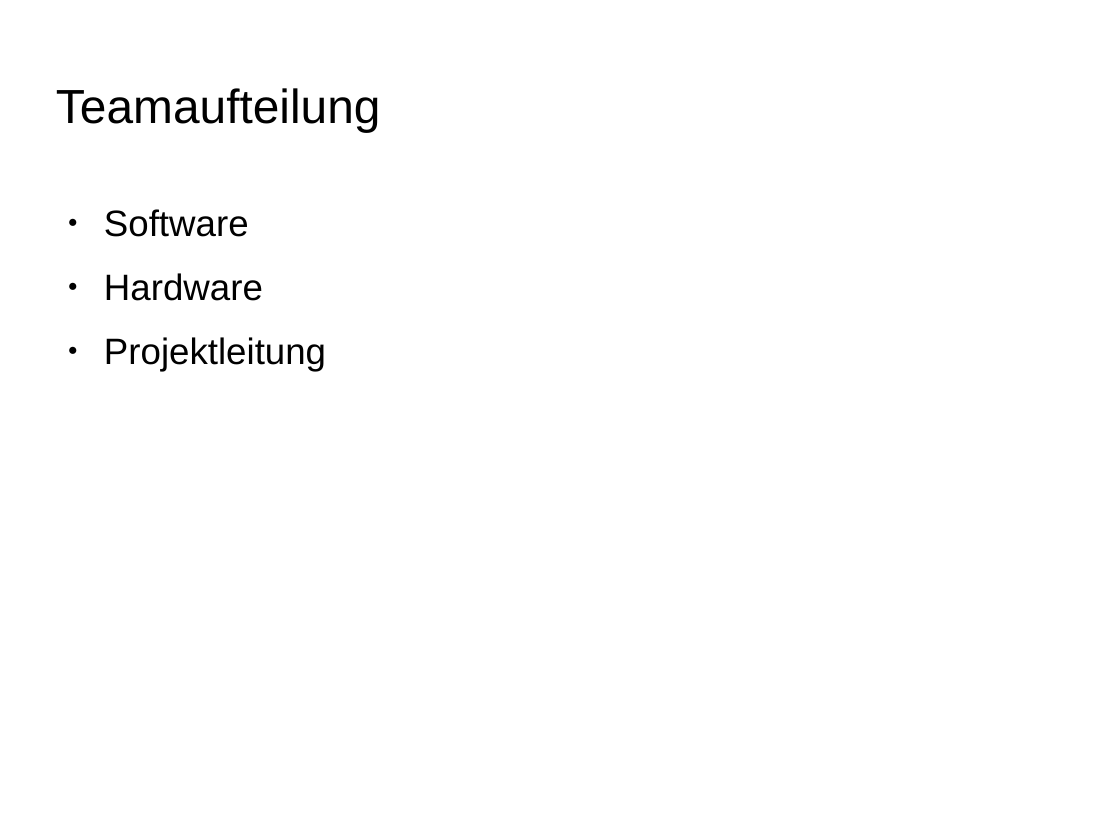
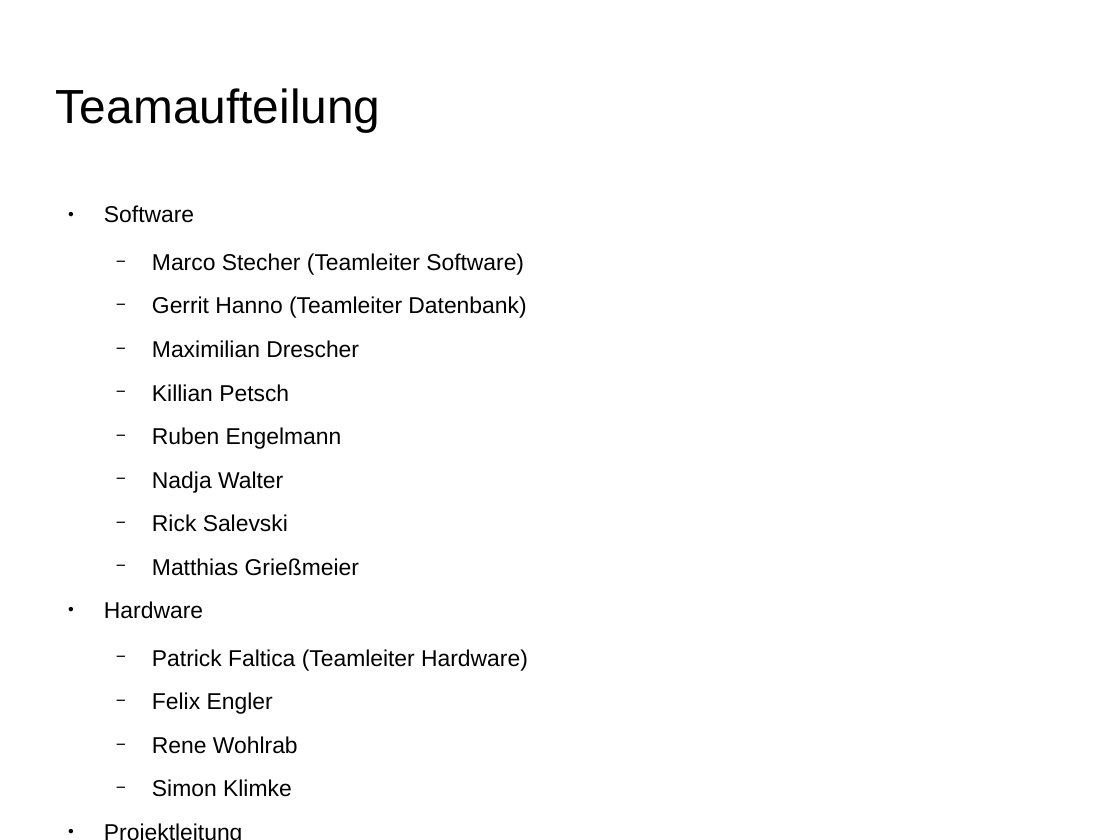
Before and after one commit to Projekt-IFA11D/components, a slide deck: slide 3 of organisation/presentation/finale_praesentation.odp (slide 4 before the commit). Drawn at 1120x840 pixels with LibreOffice and Linux fonts; fonts in the diff are those of the drawing; background and template pictures are left out. Boxes give left, top, right and bottom in pixels: in the first picture for what was removed or moved away, otherwise in the second. Text is boxed around its words. In the diff, an @@ line names an element or a change of style, - is before the commit and + after.

```diff
--- a/organisation/presentation/finale_praesentation.odp
+++ b/organisation/presentation/finale_praesentation.odp
@@ text removed at box(104, 209, 326, 372) @@
-● Software
-● Hardware
-● Projektleitung
@@ text added at box(104, 205, 528, 797), 16.2 pt, text #000000 @@
+● Software
+  − Marco Stecher (Teamleiter Software)
+  − Gerrit Hanno (Teamleiter Datenbank)
+  − Maximilian Drescher
+  − Killian Petsch
+  − Ruben Engelmann
+  − Nadja Walter
+  − Rick Salevski
+  − Matthias Grießmeier
+● Hardware
+  − Patrick Faltica (Teamleiter Hardware)
+  − Felix Engler
+  − Rene Wohlrab
+  − Simon Klimke
+● Projektleitung
+  − Maximilian Meister
+  − Stfan Weissenbäck
```
Also in this commit, not shown: 1 other slide changed.
